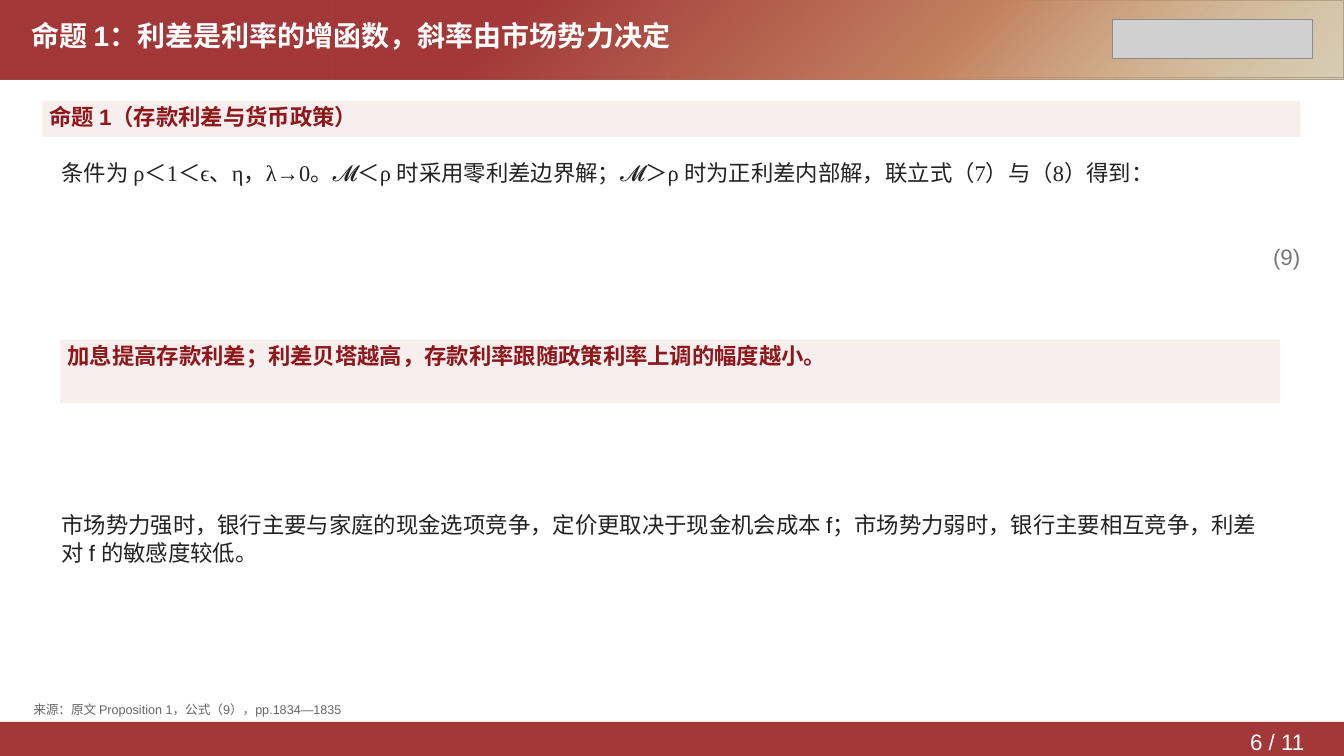
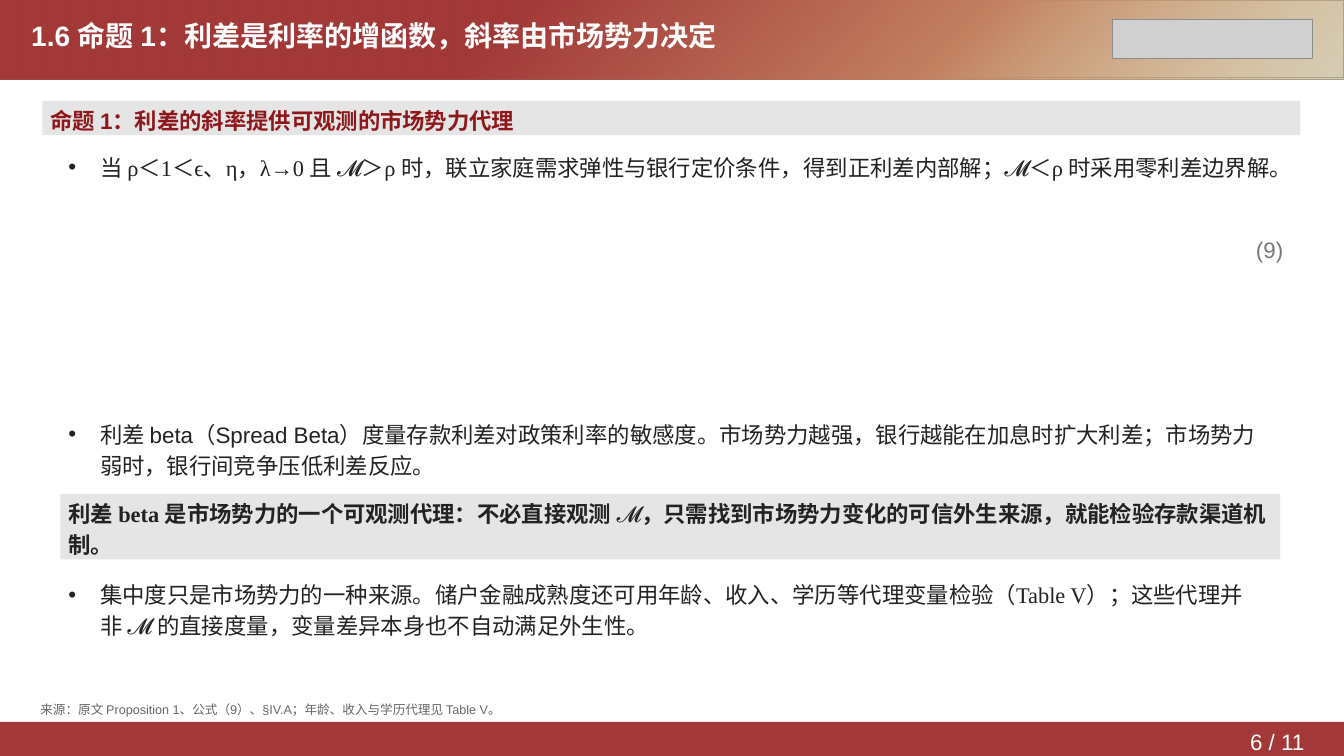
Before and after one commit to Yutingee/trial, a slide deck: slide 6 of deliverables/DepositsChannel-Model.pptx. Drawn at 1344x756 pixels with LibreOffice and Linux fonts; fonts in the diff are those of the drawing; grey boxes stand for pictures. Boxes give left, top, right and bottom in pixels: in the first picture for what was removed or moved away, otherwise in the second. Text is boxed around its words. In the diff, an @@ line names an element or a change of style, - is before the commit and + after.

```diff
--- a/deliverables/DepositsChannel-Model.pptx
+++ b/deliverables/DepositsChannel-Model.pptx
@@ text at (x1=31, y1=22, x2=716, y2=50): text changed @@
-命题 1：利差是利率的增函数，斜率由市场势力决定
+1.6 命题 1：利差是利率的增函数，斜率由市场势力决定
@@ rectangle "命题 1：利差的斜率提供可观测的市场势力代理" at (x1=42, y1=101, x2=1301, y2=135): fill #F7EEEE to #E5E5E5 @@
@@ text in rectangle at (x1=50, y1=110, x2=514, y2=131): text changed @@
-命题 1（存款利差与货币政策）
+命题 1：利差的斜率提供可观测的市场势力代理
@@ text at (x1=100, y1=157, x2=1292, y2=181): text changed @@
-条件为 ρ＜1＜ϵ、η，λ→0。𝓜＜ρ 时采用零利差边界解；𝓜＞ρ 时为正利差内部解，联立式（7）与（8）得到：
+• 当 ρ＜1＜ϵ、η，λ→0 且 𝓜＞ρ 时，联立家庭需求弹性与银行定价条件，得到正利差内部解；𝓜＜ρ 时采用零利差边界解。
@@ text "(9)" moved from (x1=1273, y1=249, x2=1300, y2=270) to (x1=1256, y1=242, x2=1283, y2=263) @@
@@ text "(9)" at (x1=1256, y1=242, x2=1283, y2=263): alignment right to left; line spacing 1.05 to 1.15 @@
@@ rectangle removed at (x1=60, y1=340, x2=1280, y2=403) @@
-加息提高存款利差；利差贝塔越高，存款利率跟随政策利率上调的幅度越小。
@@ text added at (x1=100, y1=424, x2=1255, y2=476), 16 pt, text #222222 @@
+• 利差 beta（Spread Beta）度量存款利差对政策利率的敏感度。市场势力越强，银行越能在加息时扩大利差；市场势力弱时，银行间竞争压低利差反应。
@@ rectangle added at (x1=60, y1=494, x2=1280, y2=560), fill #E5E5E5, 16 pt, text #222222, bold @@
+利差 beta 是市场势力的一个可观测代理：不必直接观测 𝓜，只需找到市场势力变化的可信外生来源，就能检验存款渠道机制。
@@ text removed at (x1=61, y1=514, x2=1256, y2=563) @@
-市场势力强时，银行主要与家庭的现金选项竞争，定价更取决于现金机会成本 f；市场势力弱时，银行主要相互竞争，利差对 f 的敏感度较低。
@@ text added at (x1=100, y1=584, x2=1243, y2=636), 16 pt, text #222222 @@
+• 集中度只是市场势力的一种来源。储户金融成熟度还可用年龄、收入、学历等代理变量检验（Table V）；这些代理并非 𝓜 的直接度量，变量差异本身也不自动满足外生性。
@@ text at (x1=40, y1=703, x2=501, y2=717): text changed @@
-来源：原文 Proposition 1，公式（9），pp.1834—1835
+来源：原文 Proposition 1、公式（9）、§IV.A；年龄、收入与学历代理见 Table V。
```
Also in this commit, not shown: 10 other slides changed, 3 other files.
